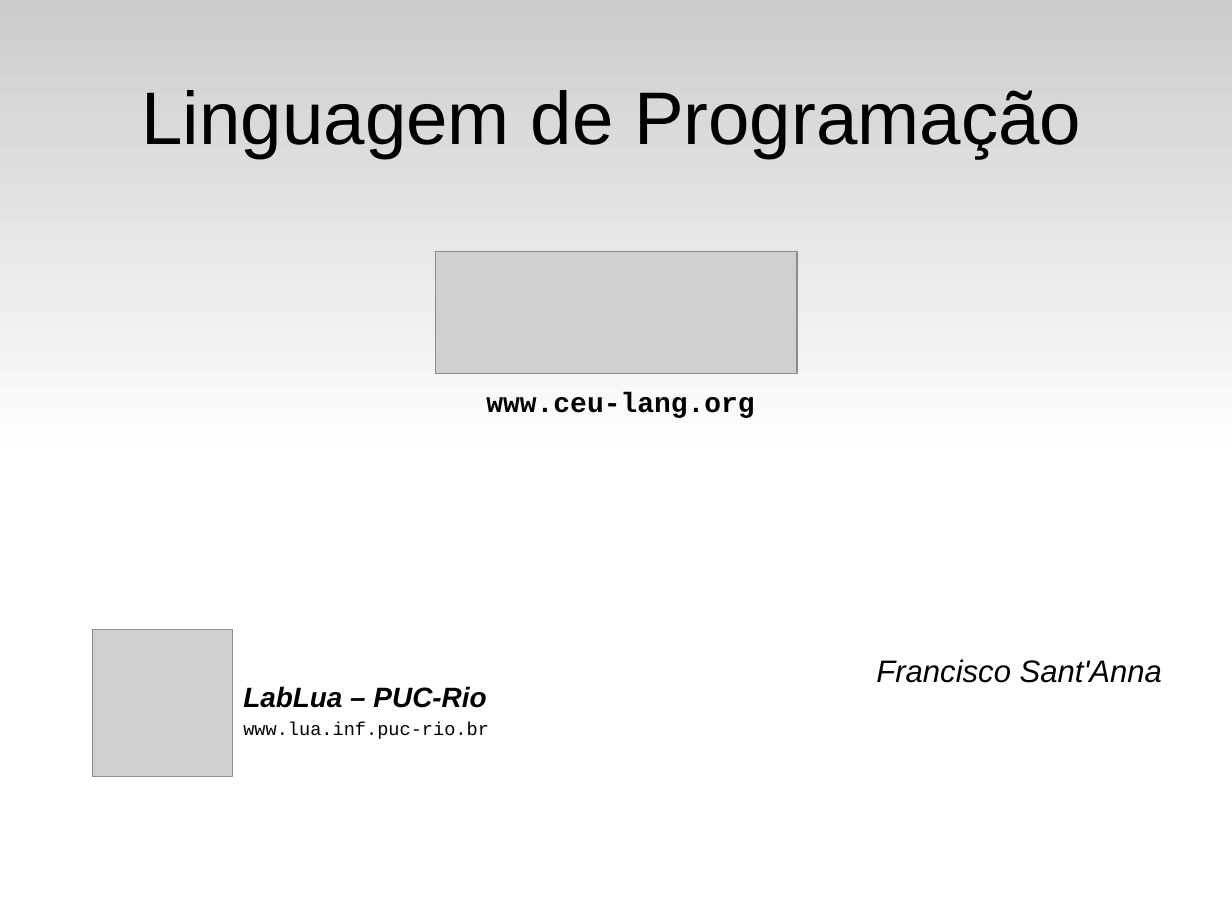
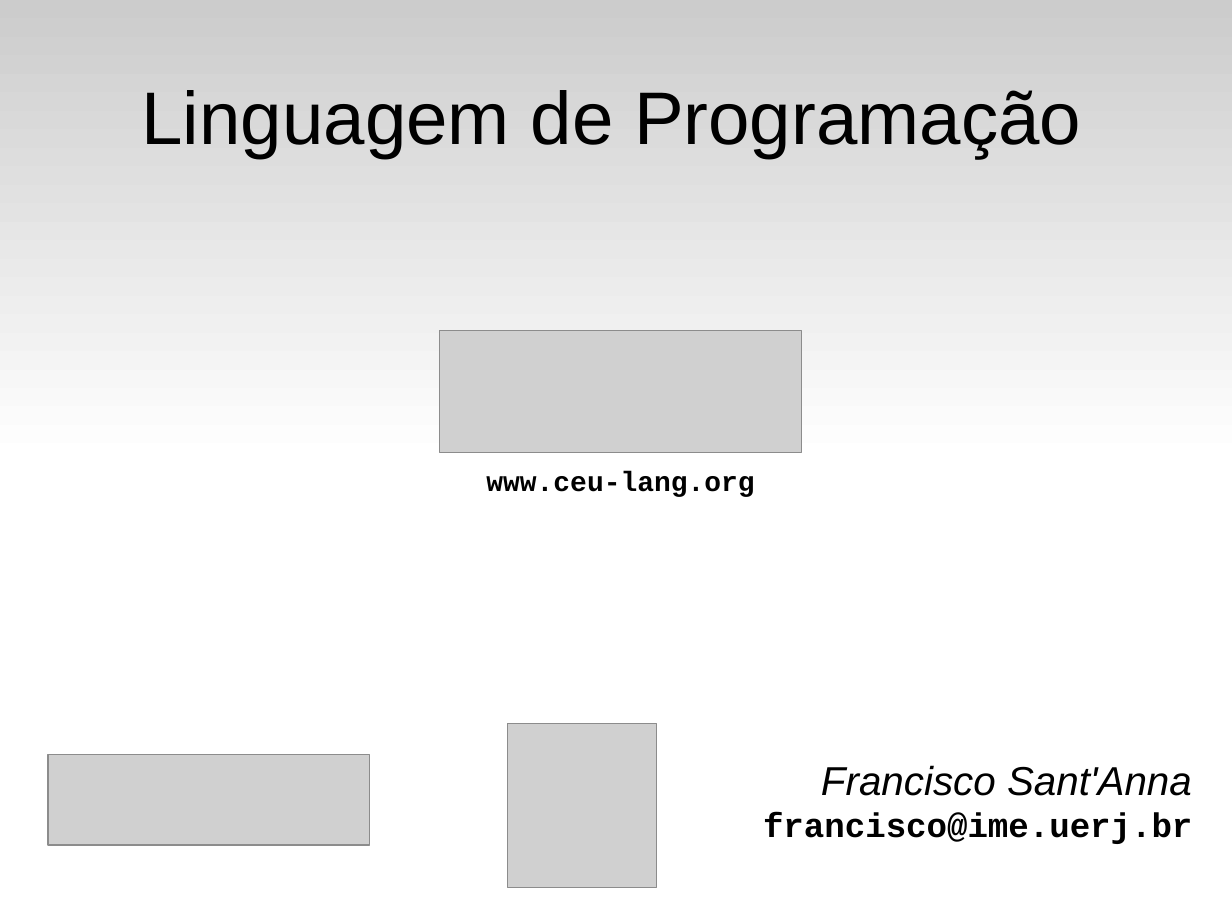
Before and after one commit to fsantanna-uerj/reativos, a slide deck: slide 1 of slides/06_ceu.odp. Drawn at 1232x924 pixels with LibreOffice and Linux fonts; fonts in the diff are those of the drawing; grey boxes stand for pictures. Boxes give left, top, right and bottom in pixels: in the first picture for what was removed or moved away, otherwise in the second. Text is boxed around its words. In the diff, an @@ line names an element or a change of style, - is before the commit and + after.

```diff
--- a/slides/06_ceu.odp
+++ b/slides/06_ceu.odp
@@ picture added at bbox=[440, 331, 802, 453] @@
@@ text "www.ceu-lang.org": place and size @@
-text "www.ceu-lang.org" at bbox=[486, 392, 754, 418]
+text "www.ceu-lang.org" at bbox=[486, 472, 754, 497]
@@ text removed at bbox=[243, 686, 489, 739] @@
-LabLua – PUC-Rio
-www.lua.inf.puc-rio.br
@@ picture: place and size @@
-picture at bbox=[436, 252, 797, 373]
+picture at bbox=[508, 723, 656, 888]
@@ picture: place and size @@
-picture at bbox=[93, 629, 233, 777]
+picture at bbox=[48, 755, 370, 845]
@@ text "Francisco Sant'Anna": place and size @@
-text "Francisco Sant'Anna" at bbox=[876, 659, 1162, 683]
+text "Francisco Sant'Anna" at bbox=[763, 765, 1192, 844]
@@ text at bbox=[821, 765, 1192, 796]: size 20 to 26 pt in "Francisco Sant'Anna" @@
@@ text at bbox=[763, 812, 1192, 844]: paragraph added @@
+francisco@ime.uerj.br
```
Also in this commit, not shown: 2 other slides changed, 1 slide added, 9 other files.
